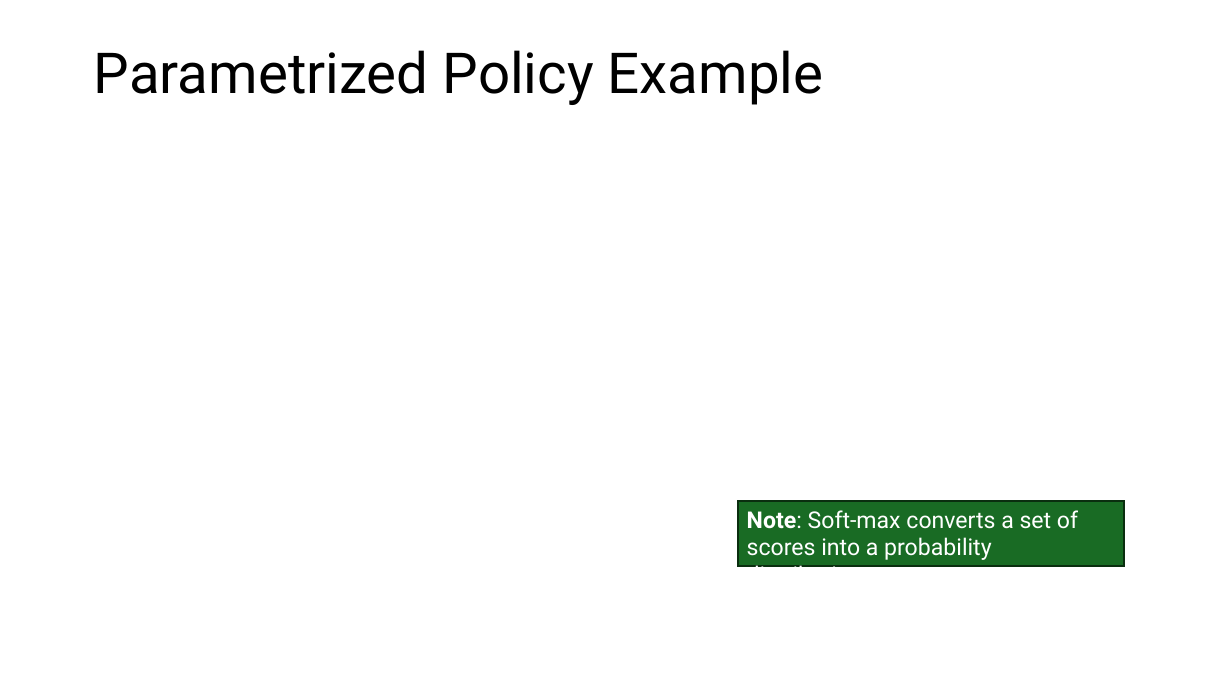
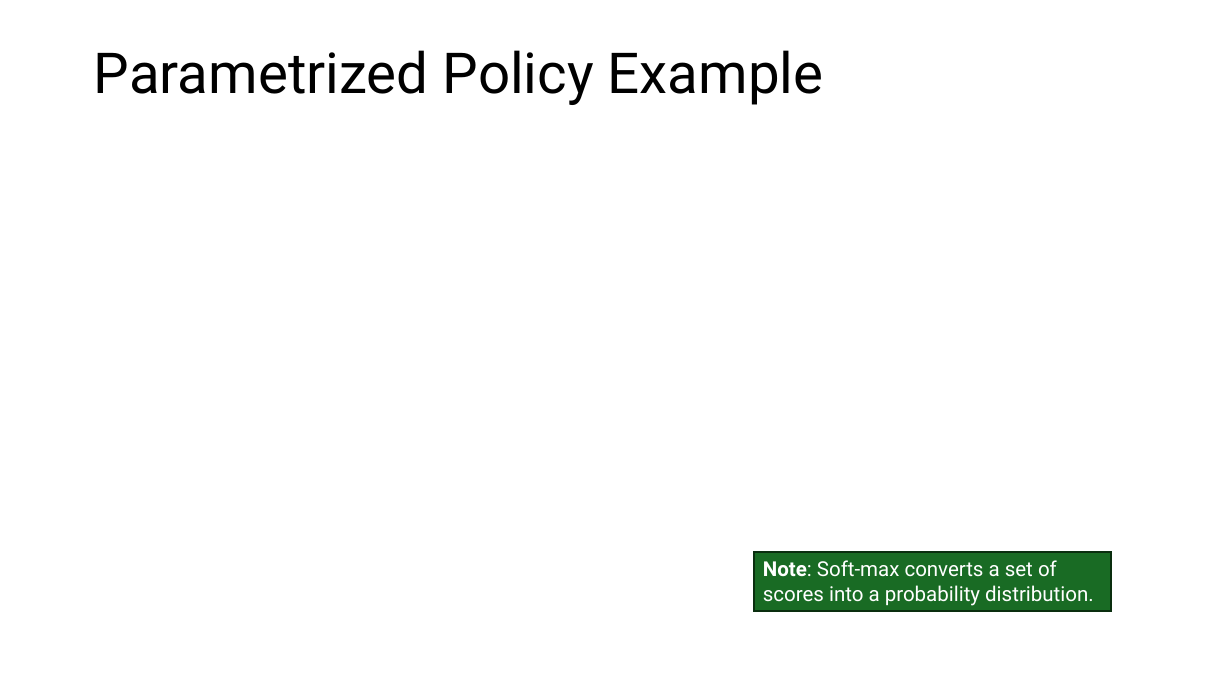
Before and after one commit to mhahsler/Introduction_to_Reinforcement_Learning, a slide deck: slide 8 of slides/Lecture_Chapter13.pptx (slide 7 before the commit). Drawn at 1232x693 pixels with LibreOffice and Linux fonts; fonts in the diff are those of the drawing; grey boxes stand for pictures. Boxes give left, top, right and bottom in pixels: in the first picture for what was removed or moved away, otherwise in the second. Text is boxed around its words. In the diff, an @@ line names an element or a change of style, - is before the commit and + after.

```diff
--- a/slides/Lecture_Chapter13.pptx
+++ b/slides/Lecture_Chapter13.pptx
@@ rectangle "Note: Soft-max converts a set ...": place and size @@
-rectangle "Note: Soft-max converts a set ..." at box(738, 501, 1124, 567)
+rectangle "Note: Soft-max converts a set ..." at box(754, 552, 1112, 611)
@@ rectangle "Note: Soft-max converts a set ..." at box(754, 552, 1112, 611): size 18 to 16 pt @@
```
Also in this commit, not shown: 4 other slides changed, 3 slides added, 2 slides removed, 3 other files.
